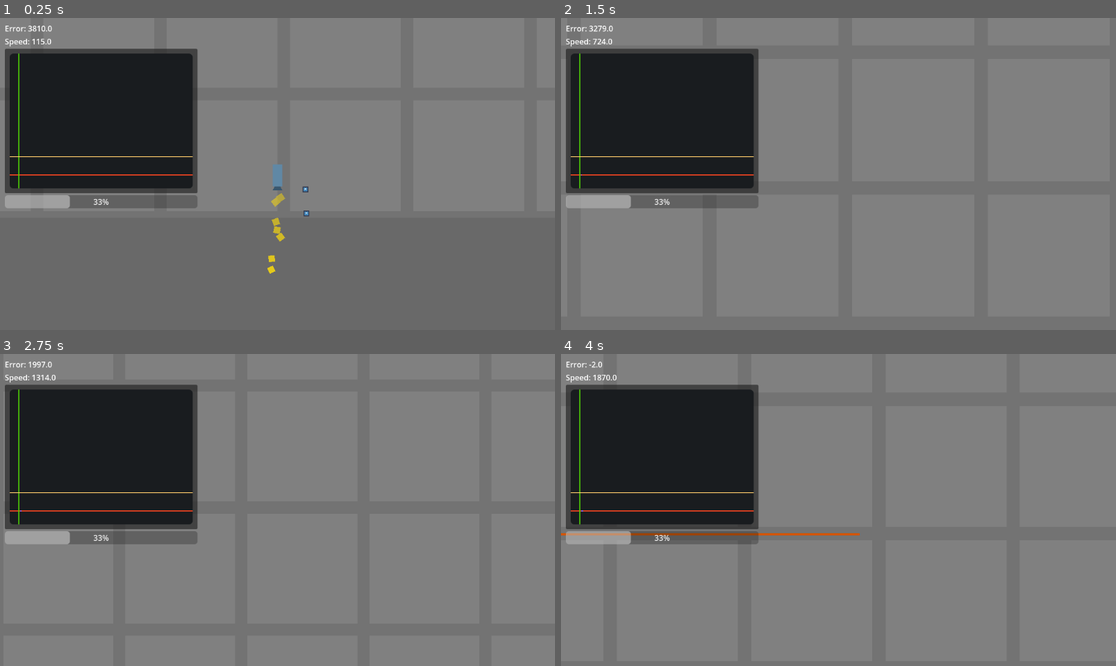
Above: before the commit, frames 1-4 (two rows, left to right).
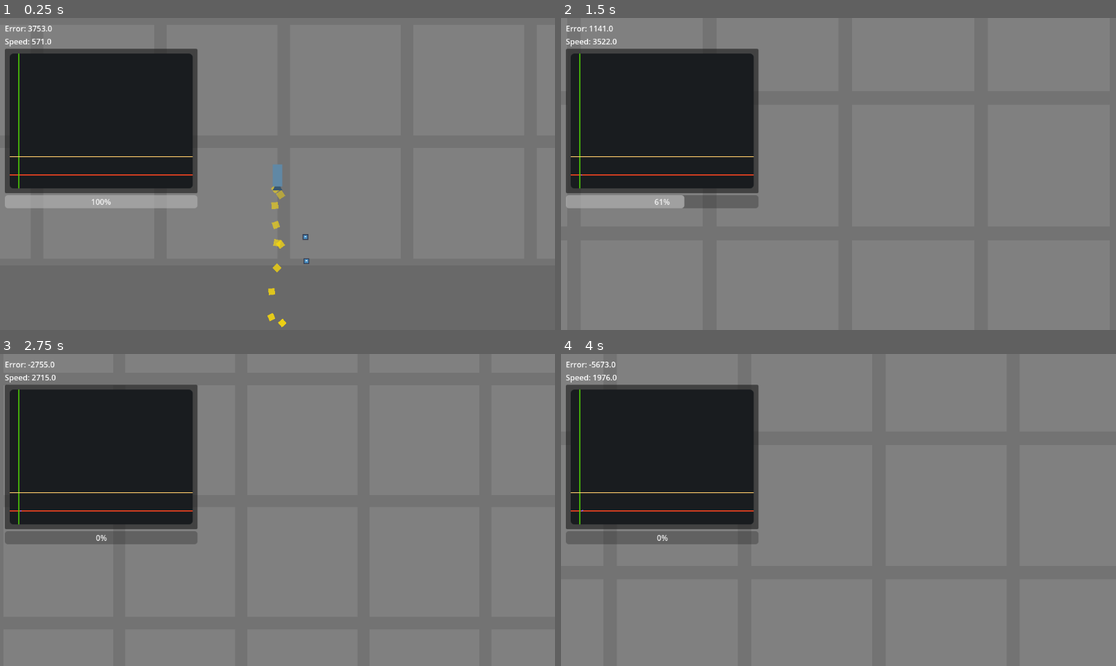
Above: after the commit, the same moments.

Repository: NattHerman/control
Game: Godot game, scene res://main.tscn
Two runs of this game, one before a commit and one after it. Both use one fixed random seed, a clock stepped at 60 frames per second and the inputs below. The engine's default icon, where the game draws it, is replaced by a stand-in: a white triangle on a blue panel in a dark square.
Inputs (mouse positions are in pixels of both pictures, inside the frame that each line leads up to):
- Up to frame 1 (0.25 s): no input
- Up to frame 2 (1.5 s): move the mouse to (960, 158) at 0.52 s; hold D (pan_right) 0.53-1.28 s; hold Shift (pan_speed_increase) 0.53-1.28 s; move the mouse to (727, 189) at 1.27 s; hold S (pan_down) from 1.28 s (still down); tap Mouse wheel up (zoom_in) at 1.35 s
- Up to frame 3 (2.75 s): tap Enter at 2 s; move the mouse to (333, 441) at 2.02 s; release S (pan_down) at 2.03 s; hold D (pan_right) from 2.03 s (still down); hold Mouse wheel down (zoom_out) from 2.03 s (still down)
- Up to frame 4 (4 s): tap Space at 2.75 s; move the mouse to (810, 572) at 2.77 s; release D (pan_right) at 2.78 s; release Mouse wheel down (zoom_out) at 2.78 s; hold W (pan_up) 2.78-3.53 s; tap Shift (pan_speed_increase) at 2.85 s; tap Enter at 3.5 s; move the mouse to (1005, 556) at 3.52 s; hold A (pan_left) from 3.53 s (still down); hold Mouse wheel up (zoom_in) from 3.53 s (still down)

The runs differ from the first frame. In frame 1, 1.4% of the frame differs, in the area x 5-56%, y 2-100%; in frame 2, 0.5%; in frame 3, 0.6%; in frame 4, 0.9%.

Commit message:
DIVIDE by deltatime not multiply in numerical derivative

Diff:
--- a/rocket/pid_controller.gd
+++ b/rocket/pid_controller.gd
@@ -34,7 +34,8 @@
 	_integral_error += ((error + _prev_error)/ 2) * dt
 
 	# This is not the best numerical derivative, i know.
-	var error_derivative = (error - _prev_error) * dt
+	var error_derivative = (error - _prev_error) / dt
+	print(error_derivative)
 
 	_prev_error = error
 
@@ -49,6 +50,5 @@
 	if back_propagation:
 		_integral_delta_u += ((_delta_u + _prev_delta_u)/ 2) * dt
 	_prev_delta_u = _delta_u
-	print(_integral_delta_u)
 
-	return saturated_u
+	return u
